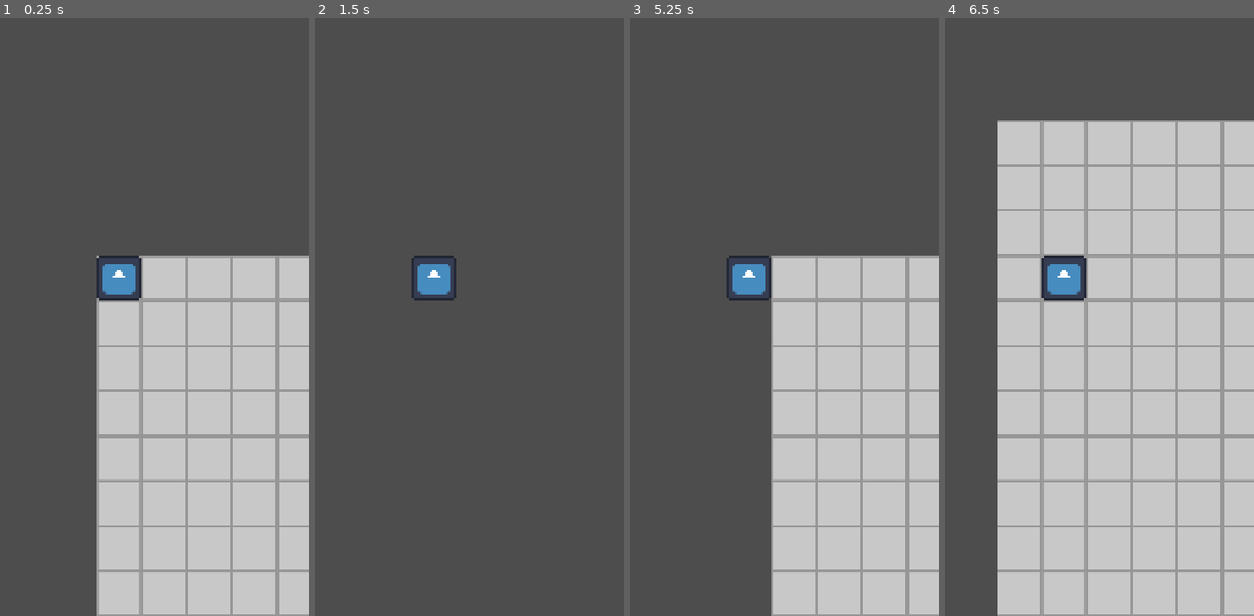
Above: before the commit, frames 1-4 (left to right).
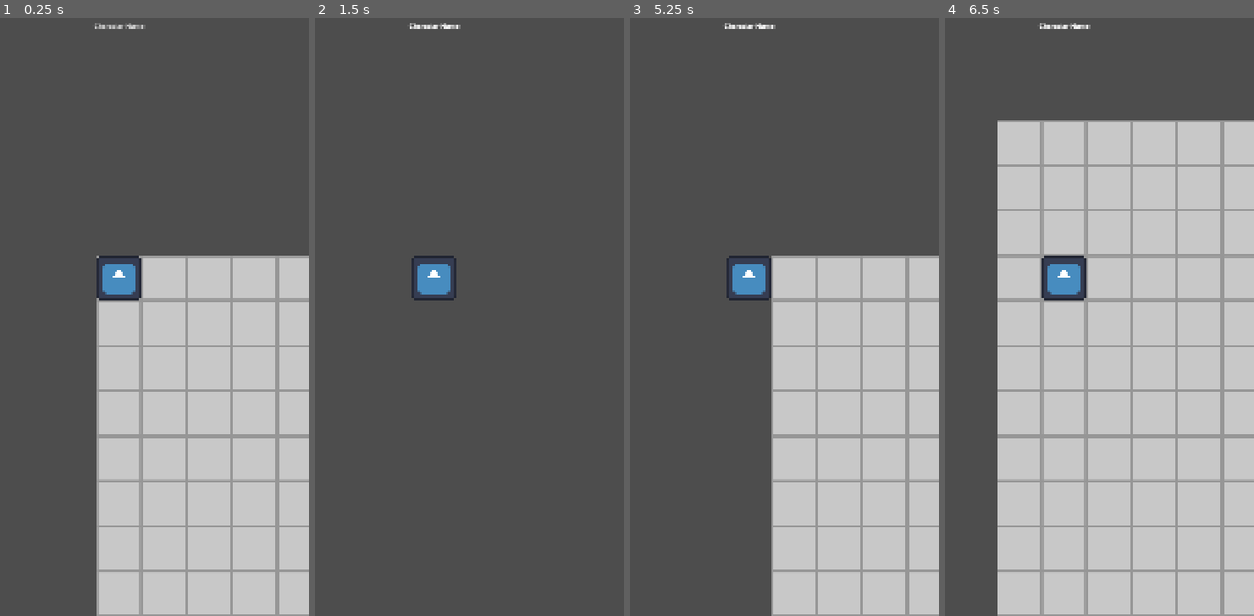
Above: after the commit, the same moments.

Repository: djacc/ynn_taelion
Game: Godot game, scene res://scenes/Main/main.tscn
Same seed, same stepped clock (60 frames per second), same inputs: the game is played once before the commit and once after it. The engine's default icon, where the game draws it, is replaced by a stand-in: a white triangle on a blue panel in a dark square.
Inputs:
- Up to frame 1 (0.25 s): no input
- Up to frame 2 (1.5 s): tap Enter (ui_accept) at 0.5, 0.77 s; hold D (right) 0.53-1.28 s; hold E (interact) 0.53-1.28 s; hold S (down) from 1.28 s (still down); tap E (interact) at 1.35 s
- Up to frame 3 (5.25 s): tap Enter (ui_accept) at 1.52, 2, 2.75, 3.02, 3.5, 3.77, 4.25, 4.52, 5 s; release S (down) at 2.03 s; hold D (right) 2.03-2.78 s; hold E (interact) 2.03-2.78 s; hold W (up) 2.78-3.53 s; tap E (interact) at 2.85, 4.35 s; hold E (interact) 3.53-4.28 s; hold A (left) 3.53-5.03 s; hold S (down) from 5.03 s (still down); hold E (interact) from 5.03 s (still down)
- Up to frame 4 (6.5 s): release S (down) at 5.78 s; release E (interact) at 5.78 s; hold D (right) from 5.78 s (still down); tap E (interact) at 5.85 s; tap Enter (ui_accept) at 6.02 s

The runs differ from the first frame. In frame 1, 0.1% of the frame differs, in the area x 30-48%, y 0-2%; in frame 2, 0.1%; in frame 3, 0.1%; in frame 4, 0.1%.

Commit message:
Add camera tracking: VNBaseUI now follows player camera via player_spawned signal system

Diff:
--- a/new-game-project/scenes/VN/VNBaseUI.tscn
+++ b/new-game-project/scenes/VN/VNBaseUI.tscn
@@ -1,6 +1,7 @@
-[gd_scene load_steps=2 format=3 uid="uid://bvnbaseui001"]
+[gd_scene load_steps=3 format=3 uid="uid://bvnbaseui001"]
 
 [ext_resource type="Script" uid="uid://cr6h2lx6dlubc" path="res://scripts/VNBaseUI.gd" id="1_vnbaseui"]
+[ext_resource type="PackedScene" uid="uid://dlekl3d7vhbec" path="res://scenes/VN/DialogueBox.tscn" id="2_kiomx"]
 
 [node name="VNBaseUI" type="Control"]
 layout_mode = 3
@@ -10,3 +11,7 @@
 grow_horizontal = 2
 grow_vertical = 2
 script = ExtResource("1_vnbaseui")
+
+[node name="DialogueBox" parent="." instance=ExtResource("2_kiomx")]
+layout_mode = 1
+offset_bottom = -1104.0
--- a/new-game-project/scripts/SpawnManager.gd
+++ b/new-game-project/scripts/SpawnManager.gd
@@ -2,10 +2,13 @@
 class_name SpawnManager
 
 # Debug settings
-@export var debug_prints: bool = false
+@export var debug_prints: bool = true
 
 # Spawn settings
 @export var default_spawn_reference: String = "default"  # Default portal reference to use
+
+# Signals
+signal player_spawned(player_node: Node)
 
 
 
@@ -369,6 +372,10 @@
 			print("Player tile: ", player.node_to_grid.get_current_tile())
 			print("Player facing: ", spawn_direction)
 
+		# Emit player spawned signal for VN system
+		player_spawned.emit(player)
+		if debug_prints:
+			print("VN SIGNAL: player_spawned emitted for: ", player.name)
 
 	else:
 		if debug_prints:
--- a/new-game-project/scripts/VNManager.gd
+++ b/new-game-project/scripts/VNManager.gd
@@ -14,8 +14,8 @@
 	# Start inactive by default
 	is_active = false
 
-	# Create VNBaseUI directly
-	create_vn_base_ui()
+	# Connect to player spawn signal for camera tracking
+	connect_to_player_spawn_signal()
 
 	test_basic_functions()
 
@@ -37,10 +37,77 @@
 
 
 
+func connect_to_player_spawn_signal():
+	"""Connect to the player spawn signal for camera tracking"""
+	if debug_prints:
+		print("DEBUG: Attempting to connect to player spawn signal...")
+
+	# Try to connect to the signal from the SpawnManager
+	var spawn_manager = get_node_or_null("../SpawnManager")
+	if spawn_manager and spawn_manager.has_signal("player_spawned"):
+		spawn_manager.connect("player_spawned", _on_player_spawned)
+		if debug_prints:
+			print("DEBUG: Connected to SpawnManager player_spawned signal")
+	else:
+		if debug_prints:
+			print("WARNING: SpawnManager or player_spawned signal not found")
+			print("DEBUG: Will try to connect later...")
+
+func _on_player_spawned(player_node: Node):
+	"""Called when player is spawned - create VNBaseUI and attach to camera"""
+	if debug_prints:
+		print("DEBUG: Player spawned signal received: ", player_node.name)
+
+	# Create VNBaseUI and attach to the player's camera
+	create_vn_base_ui_for_player(player_node)
+
+func create_vn_base_ui_for_player(player_node: Node):
+	"""Create VNBaseUI and attach to the specific player's camera"""
+	if debug_prints:
+		print("DEBUG: Creating VNBaseUI for player: ", player_node.name)
+
+	# Look for Camera2D as a child of the player
+	var camera = player_node.get_node_or_null("Camera2D")
+	if camera:
+		if debug_prints:
+			print("DEBUG: Found player camera: ", camera.name)
+
+		# Create and attach VNBaseUI to the camera
+		create_vn_base_ui_at_camera(camera)
+	else:
+		if debug_prints:
+			print("ERROR: No Camera2D found as child of player")
+
+func create_vn_base_ui_at_camera(camera: Camera2D):
+	"""Create VNBaseUI and attach to the specified camera"""
+	if debug_prints:
+		print("DEBUG: Creating VNBaseUI at camera: ", camera.name)
+
+	# Load the VNBaseUI scene
+	var vn_base_ui_scene = load("res://scenes/VN/VNBaseUI.tscn")
+	if vn_base_ui_scene:
+		# Instantiate the scene
+		var vn_base_ui = vn_base_ui_scene.instantiate()
+
+		# Add VNBaseUI as a child of the camera (this makes it follow the camera)
+		camera.add_child(vn_base_ui)
+		if debug_prints:
+			print("DEBUG: VNBaseUI attached to camera: ", camera.name)
+
+		# Add to current UI elements array
+		current_ui_elements.append(vn_base_ui)
+
+		if debug_prints:
+			print("DEBUG: VNBaseUI created and added successfully: ", vn_base_ui.name)
+			print("DEBUG: VNBaseUI is visible: ", vn_base_ui.is_ui_visible())
+	else:
+		if debug_prints:
+			print("ERROR: Failed to load VNBaseUI scene")
+
 func create_vn_base_ui():
-	"""Create VNBaseUI and add as child of VNManager"""
+	"""Create VNBaseUI and add as child of VNManager (fallback method)"""
 	if debug_prints:
-		print("DEBUG: Creating VNBaseUI...")
+		print("DEBUG: Creating VNBaseUI as fallback...")
 
 	# Load the VNBaseUI scene
 	var vn_base_ui_scene = load("res://scenes/VN/VNBaseUI.tscn")
